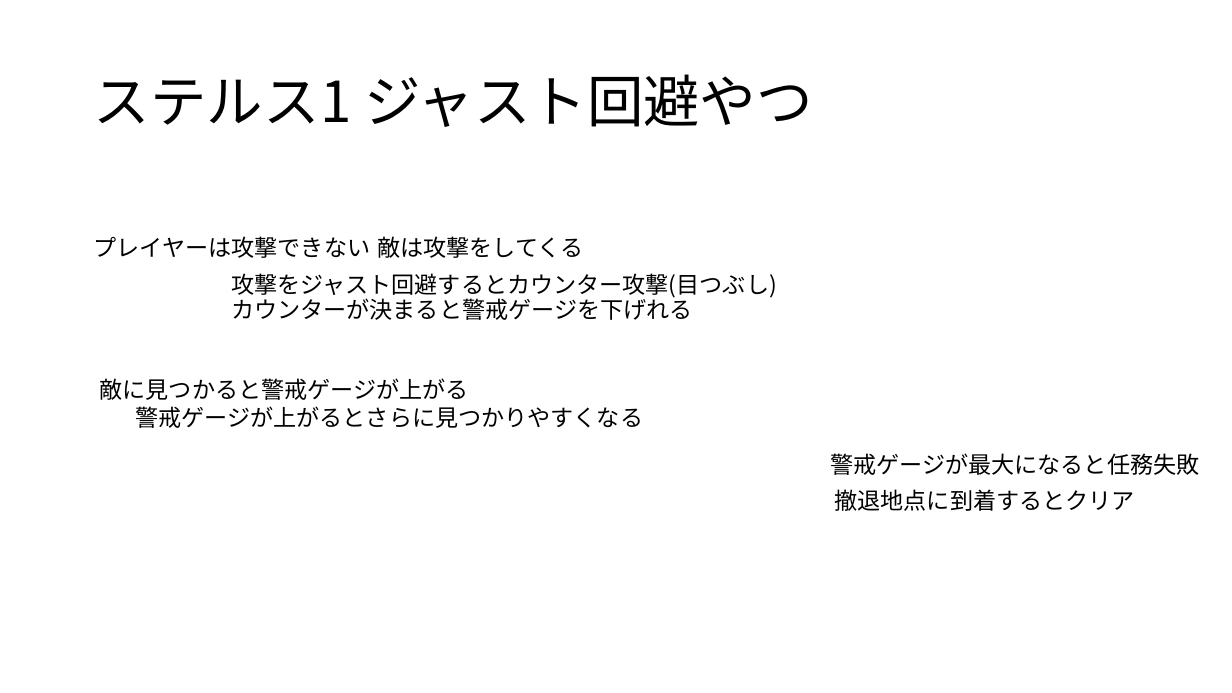
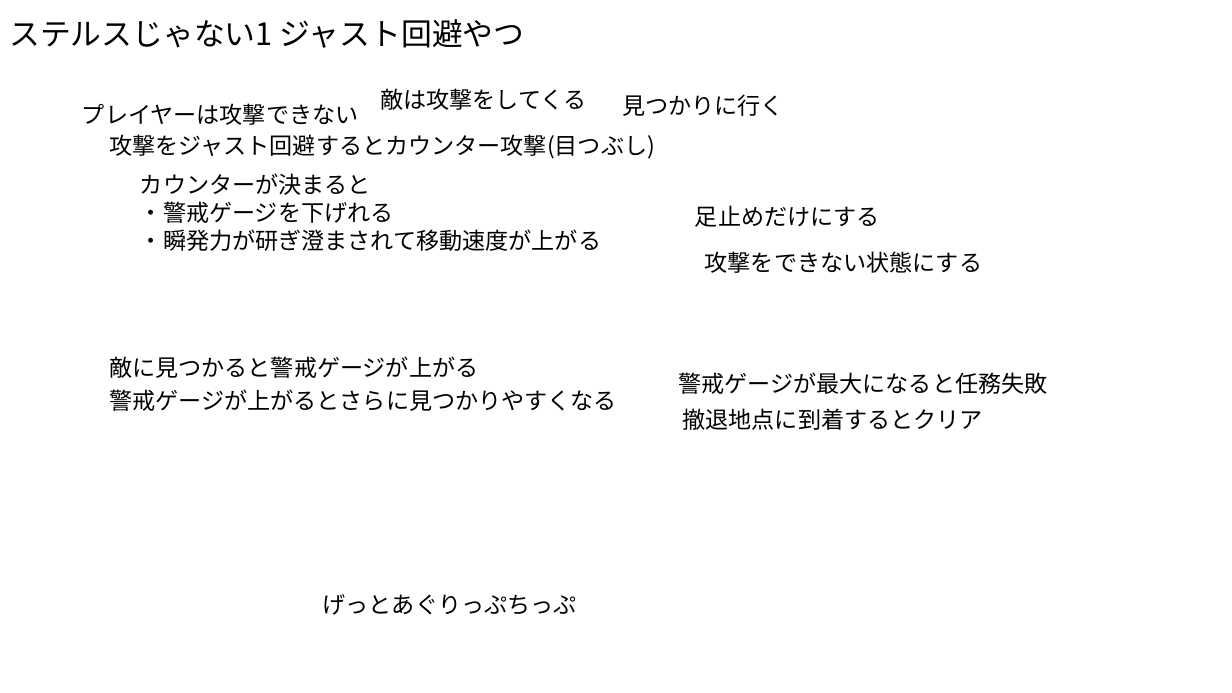
Before and after one commit to TomoyaKanazaki/TeamNinja, a slide deck: slide 5 of 98_plan/00_pptx/00_plan_0422.pptx. Drawn at 1232x693 pixels with LibreOffice and Linux fonts; fonts in the diff are those of the drawing. Boxes give left, top, right and bottom in pixels: in the first picture for what was removed or moved away, otherwise in the second. Text is boxed around its words. In the diff, an @@ line names an element or a change of style, - is before the commit and + after.

Commit message:
瞬発の忍更新

```diff
--- a/98_plan/00_pptx/00_plan_0422.pptx
+++ b/98_plan/00_pptx/00_plan_0422.pptx
@@ title at (x1=9, y1=19, x2=525, y2=48): text changed; size 44 to 24 pt @@
-ステルス1 ジャスト回避やつ
+ステルスじゃない1 ジャスト回避やつ
@@ text "敵は攻撃をしてくる" moved from (x1=377, y1=236, x2=583, y2=258) to (x1=380, y1=88, x2=586, y2=110) @@
@@ text "プレイヤーは攻撃できない" moved from (x1=94, y1=236, x2=370, y2=258) to (x1=82, y1=103, x2=358, y2=125) @@
@@ text added at (x1=622, y1=94, x2=784, y2=116), 18 pt, text #000000 @@
+見つかりに行く
@@ text "攻撃をジャスト回避するとカウンター攻撃(目つぶし)" moved from (x1=231, y1=273, x2=777, y2=299) to (x1=109, y1=134, x2=655, y2=159) @@
@@ text at (x1=140, y1=173, x2=601, y2=251): text changed @@
-カウンターが決まると警戒ゲージを下げれる
+カウンターが決まると
+・警戒ゲージを下げれる
+・瞬発力が研ぎ澄まされて移動速度が上がる
@@ text added at (x1=695, y1=205, x2=880, y2=227), 18 pt, text #000000 @@
+足止めだけにする
@@ text added at (x1=705, y1=251, x2=982, y2=273), 18 pt, text #000000 @@
+攻撃をできない状態にする
@@ text "敵に見つかると警戒ゲージが上がる" moved from (x1=100, y1=378, x2=469, y2=400) to (x1=109, y1=356, x2=478, y2=378) @@
@@ text "警戒ゲージが上がるとさらに見つかりやすくなる" moved from (x1=135, y1=406, x2=643, y2=428) to (x1=109, y1=389, x2=617, y2=411) @@
@@ text "警戒ゲージが最大になると任務失敗" moved from (x1=830, y1=453, x2=1199, y2=475) to (x1=678, y1=372, x2=1047, y2=394) @@
@@ text "撤退地点に到着するとクリア" moved from (x1=835, y1=489, x2=1135, y2=511) to (x1=683, y1=408, x2=983, y2=430) @@
@@ text added at (x1=323, y1=594, x2=577, y2=615), 18 pt, text #000000 @@
+げっとあぐりっぷちっぷ
```
Also in this commit, not shown: 2 other files.
